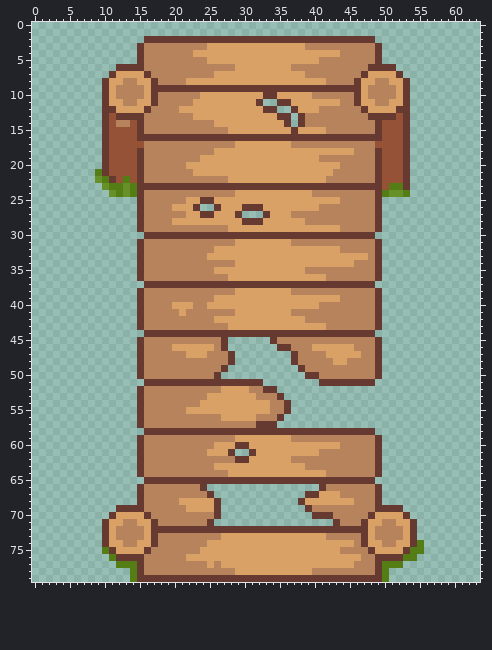
Two versions of one sprite sheet, Assets/Art/bridge-broken-grass.png. Above, as it was before the edit.
The file is 64x80 pixels. Colours within 5 levels of each other are drawn and written as one.
After:
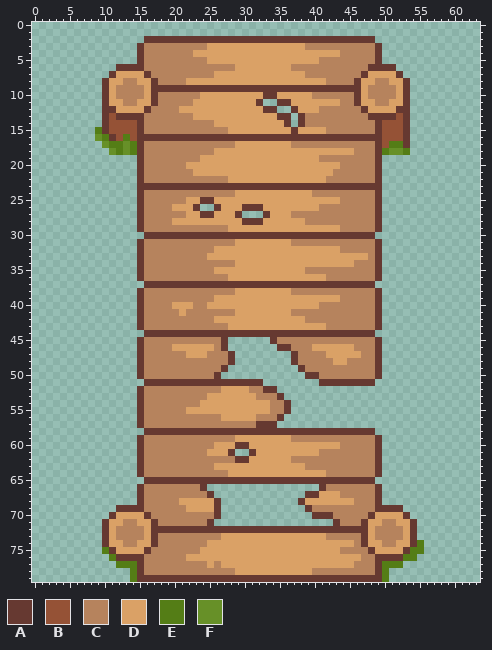
Palette (. is transparent): A #663931  B #955236  C #b6835d  D #daa166  E #547d16  F #679028
The commit says: Shorten the bridge legs
The exact change:
Colour B gives way to colour A in row 16 at x 11; in row 17 at x 15 and 49.
Colour C gives way to colour B in row 14 at x 12 to 13.
The edit adds colour E in row 15 at x 9.
Colour A gives way to colour E in row 16 at x 10; in row 18 at x 53.
Colour B gives way to colour E in row 16 at x 13; in row 17 at x 11 to 12, 14 and 51 to 52; in row 18 at x 12, 14 and 50.
The edit adds colour F in row 16 at x 9.
Colour A gives way to colour F in row 17 at x 10.
Colour B gives way to colour F in row 17 at x 13; in row 18 at x 11, 13 and 51 to 52.
The edit erases colour A in row 18 at x 10; in rows 19 to 21 at x 10 and 53; in row 22 at x 11 and 53; in row 23 at x 53.
The edit erases colour B in rows 19 to 21 at x 11 to 14 and 50 to 52; in row 22 at x 12, 14 and 50 to 52; in row 23 at x 50.
The edit erases colour E in row 21 at x 9; in row 22 at x 10 and 13; in row 23 at x 11 to 12, 14 and 51 to 52; in row 24 at x 12, 14, 50 and 53.
The edit erases colour F in row 22 at x 9; in row 23 at x 10 and 13; in row 24 at x 11, 13 and 51 to 52.
Pixel boxes of the changes (left, top, right, bottom) in both pictures:
changed: (95, 120, 144, 197)
changed: (375, 141, 410, 197)
